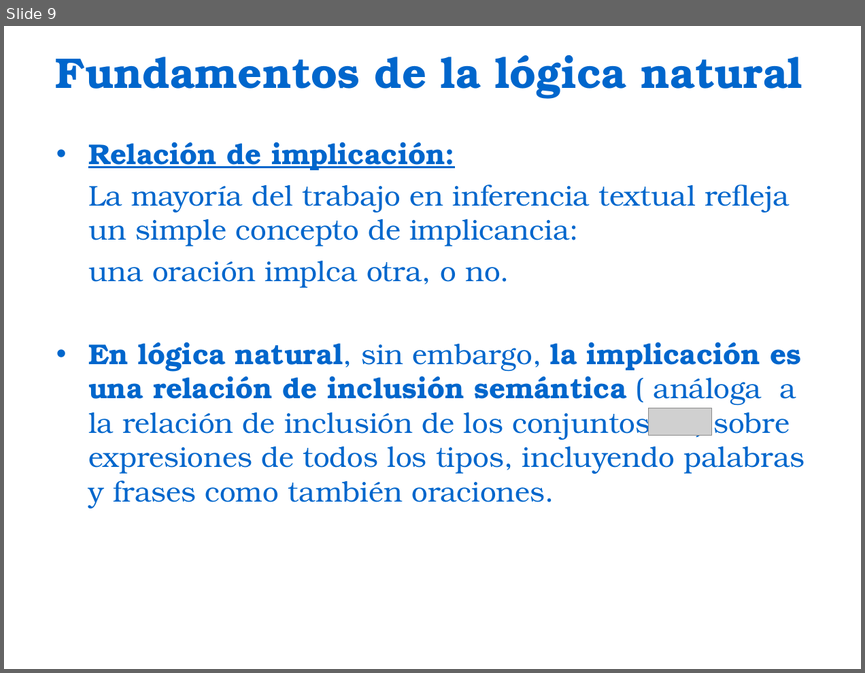
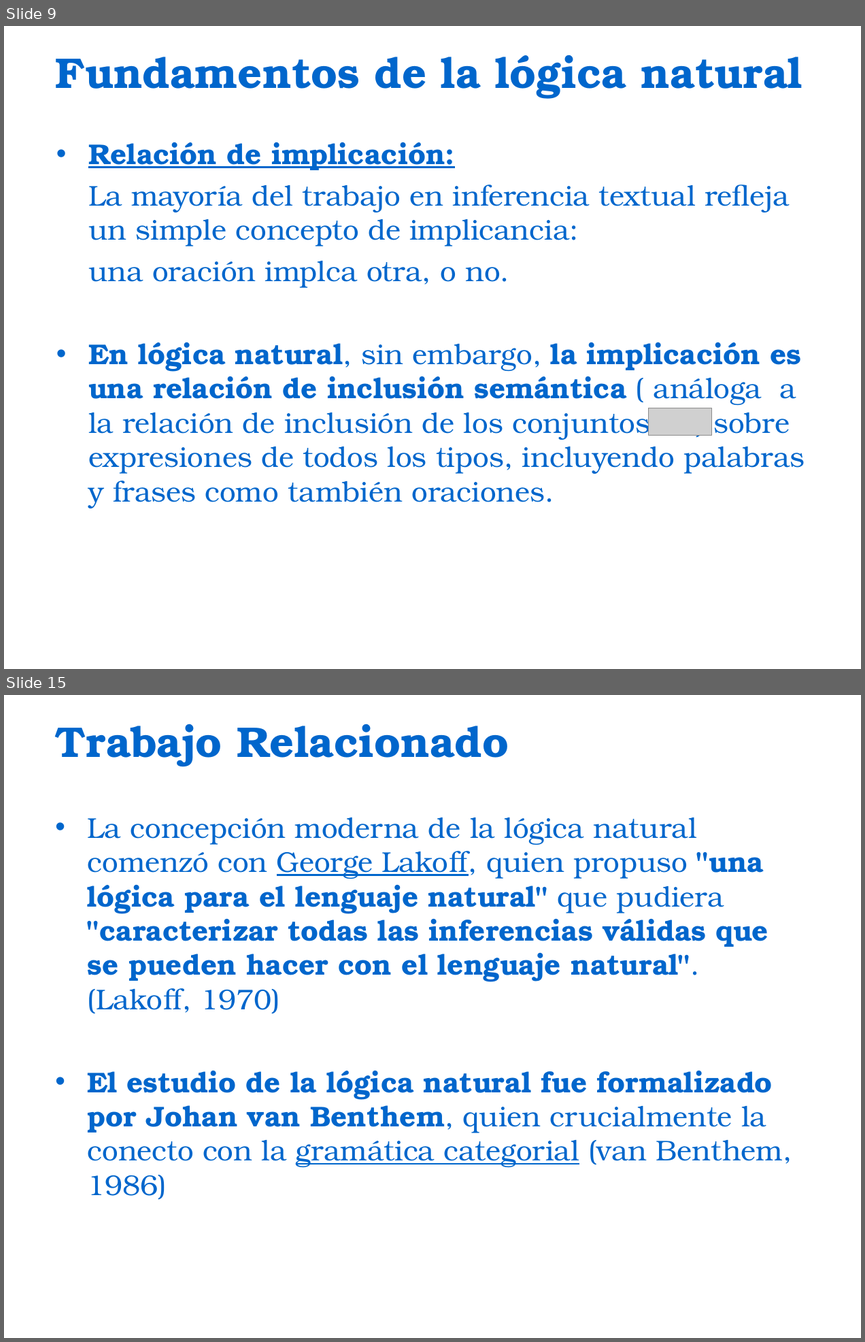
Before and after one commit to bestiapop/tangerine, a slide deck: Natural Logic for Textual Inference.ppt. Shown one above the other, each under a label of ours: slide 9 before the commit, slides 9 and 15 after it; the slides between them are not shown. The pictures are 865x673 and 865x1342 pixels, drawn with LibreOffice and Linux fonts; fonts in the diff are those of the drawing; grey boxes stand for pictures; background and template pictures are left out. Boxes give left, top, right and bottom in pixels: in the first picture for what was removed or moved away, otherwise in the second. Text is boxed around its words. In the diff, an @@ line names an element or a change of style, - is before the commit and + after.

Commit message:
Paper
Me falta hacer la parte 5

```diff
--- a/Natural Logic for Textual Inference.ppt
+++ b/Natural Logic for Textual Inference.ppt
@@ slide 15 added at [4,695,861,1338], background picture (left out) @@
@@ title added at [55,724,509,767], 36 pt, text #0066CC, bold @@
+Trabajo Relacionado
@@ text added at [88,817,792,1200], 24 pt, text #0066CC, bold @@
+• La concepción moderna de la lógica natural comenzó con George Lakoff, quien propuso "una lógica para el lenguaje natural" que pudiera "caracterizar todas las inferencias válidas que se pueden hacer con el lenguaje natural". (Lakoff, 1970)
+• El estudio de la lógica natural fue formalizado por Johan van Benthem, quien crucialmente la conecto con la gramática categorial (van Benthem, 1986)
```
Also in this commit, not shown: 3 slides changed, 8 other slides added, 2 slides removed.
